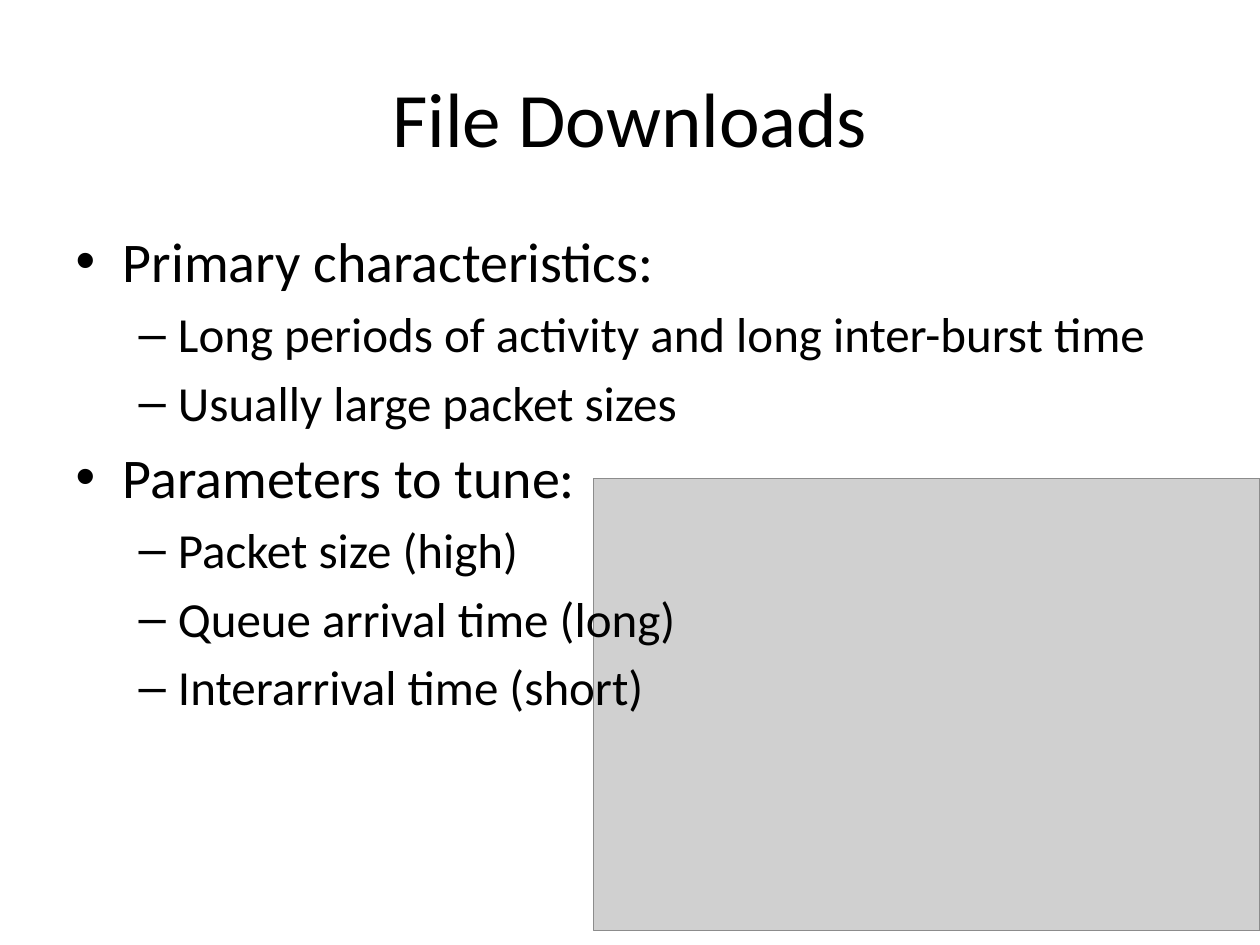
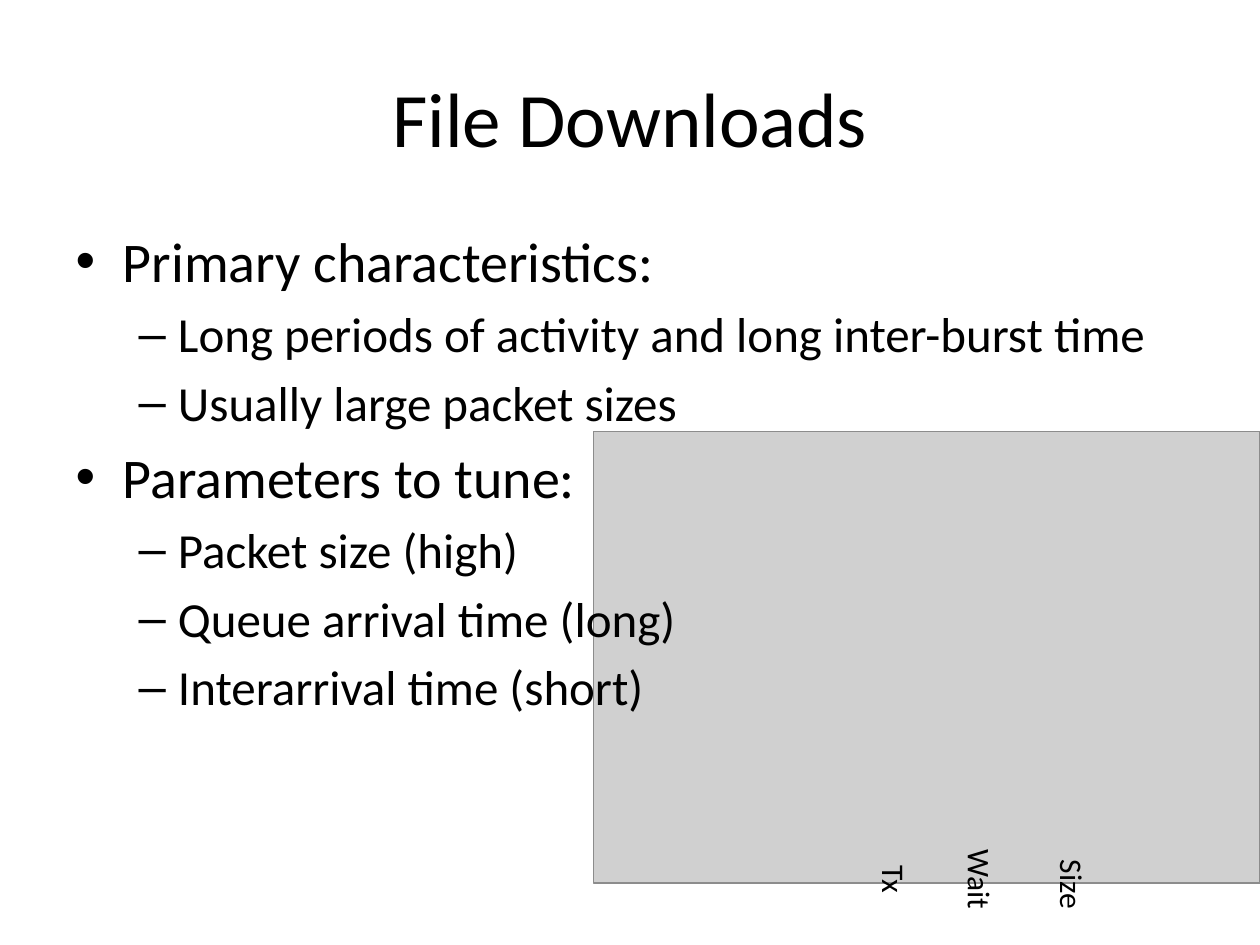
Before and after one commit to tamirh-uci/HeteroTrafficModels, a slide deck: slide 21 of presentation/slides.pptx. Drawn at 1260x945 pixels with LibreOffice and Linux fonts; fonts in the diff are those of the drawing; grey boxes stand for pictures. Boxes give left, top, right and bottom in pixels: in the first picture for what was removed or moved away, otherwise in the second. Text is boxed around its words. In the diff, an @@ line names an element or a change of style, - is before the commit and + after.

```diff
--- a/presentation/slides.pptx
+++ b/presentation/slides.pptx
@@ picture moved from (x1=593, y1=479, x2=1260, y2=931) to (x1=593, y1=431, x2=1260, y2=883) @@
@@ text added at (x1=874, y1=867, x2=912, y2=893), 18 pt, text #000000 @@
+Tx
@@ text added at (x1=959, y1=856, x2=997, y2=908), 18 pt, text #000000 @@
+Wait
@@ text added at (x1=1052, y1=864, x2=1090, y2=908), 18 pt, text #000000 @@
+Size
```
Also in this commit, not shown: 10 other slides changed, 2 slides added, 2 slides removed.
